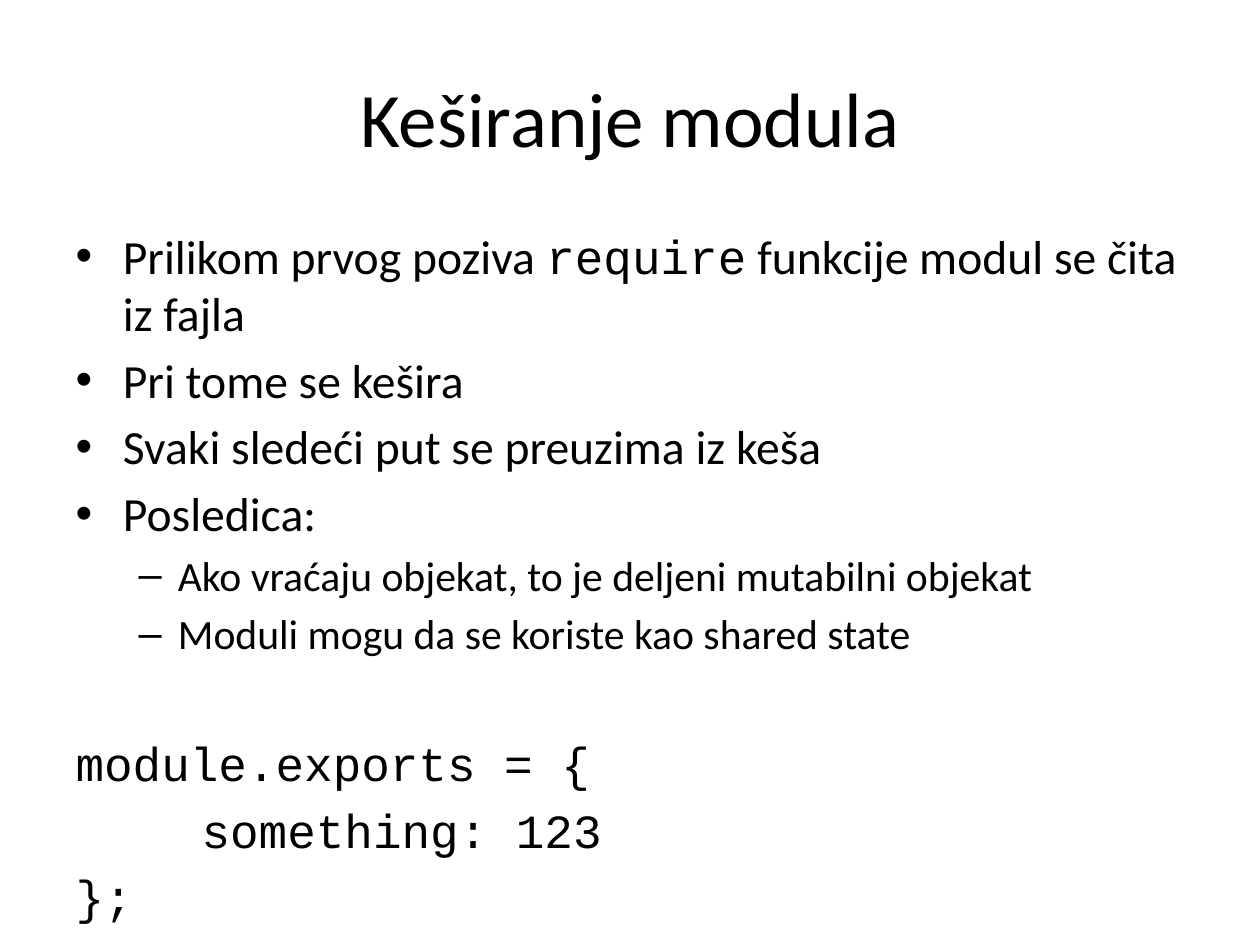
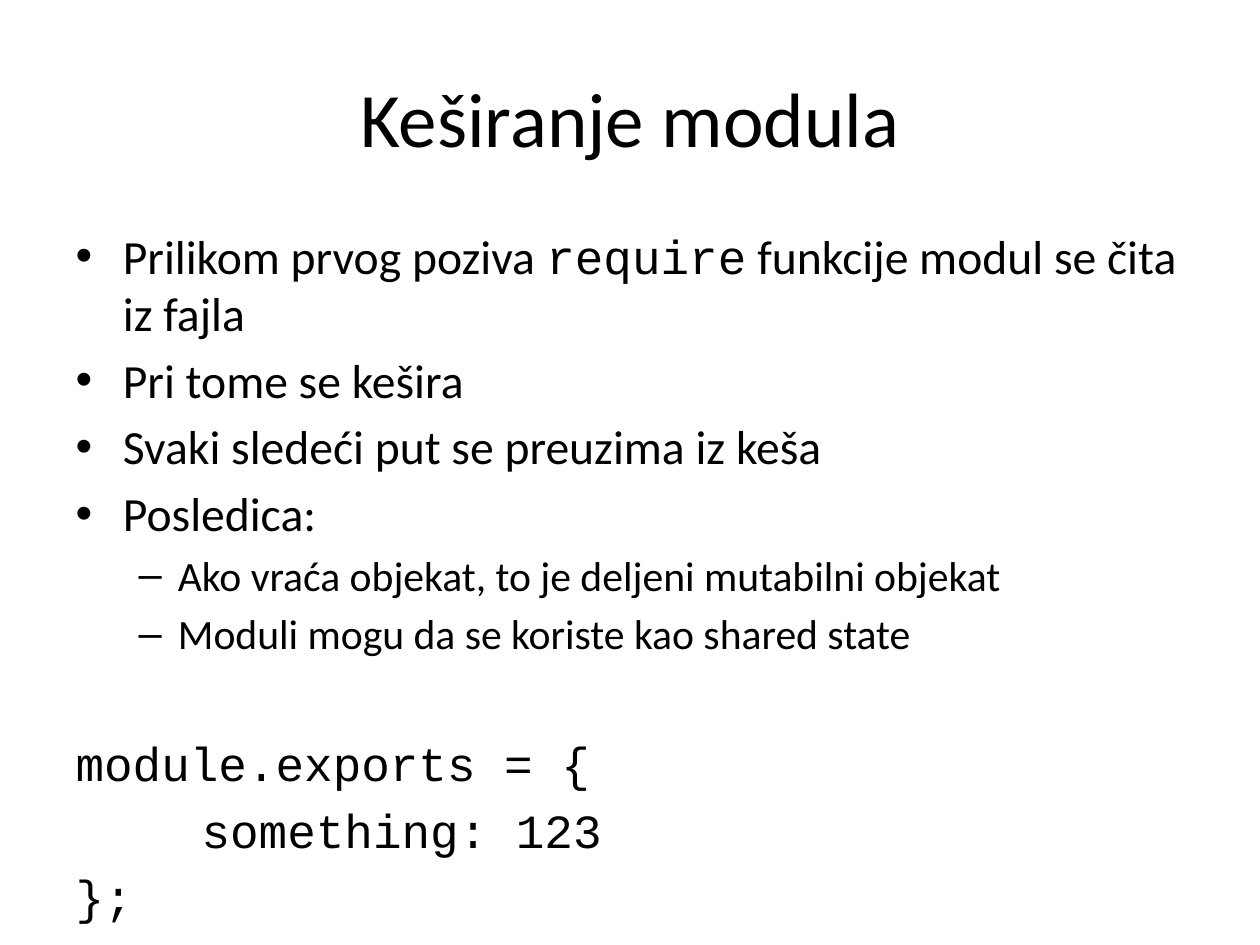
Before and after one commit to XWS2016/BackEnd, a slide deck: slide 26 of 01_Node/BackEnd_01_Node.pptx. Drawn at 1260x945 pixels with LibreOffice and Linux fonts; fonts in the diff are those of the drawing. Boxes give left, top, right and bottom in pixels: in the first picture for what was removed or moved away, otherwise in the second. Text is boxed around its words. In the diff, an @@ line names an element or a change of style, - is before the commit and + after.

```diff
--- a/01_Node/BackEnd_01_Node.pptx
+++ b/01_Node/BackEnd_01_Node.pptx
@@ text at (178, 562, 1000, 598): text changed @@
-  – Ako vraćaju objekat, to je deljeni mutabilni objekat
+  – Ako vraća objekat, to je deljeni mutabilni objekat
```
Also in this commit, not shown: 8 other slides changed, 13 other files.
